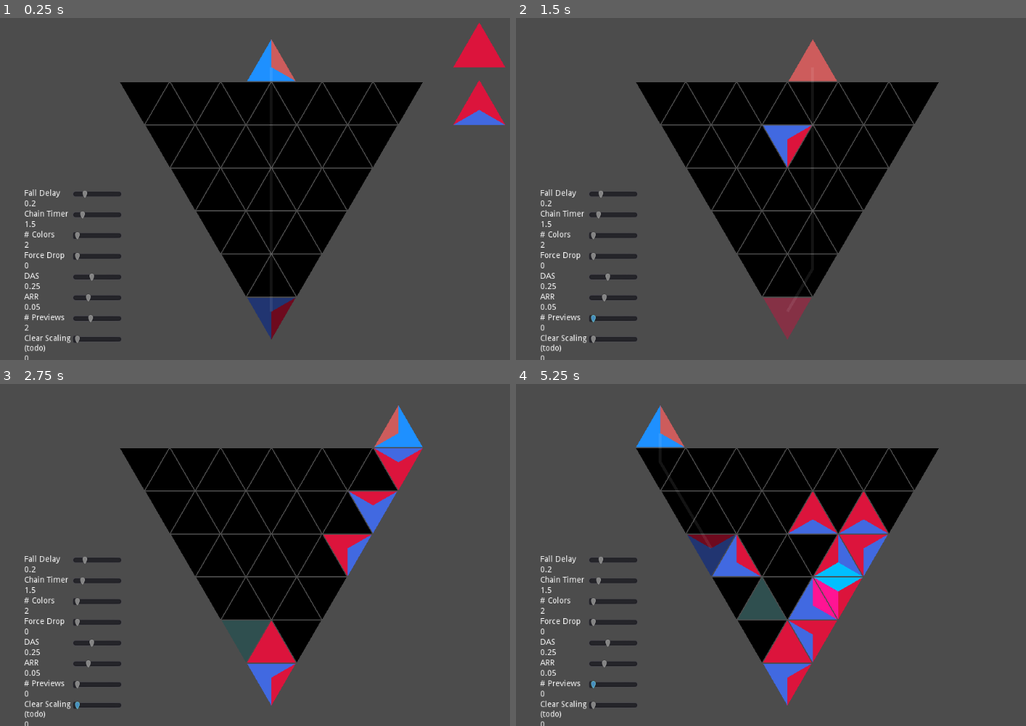
Above: before the commit, frames 1-4 (two rows, left to right).
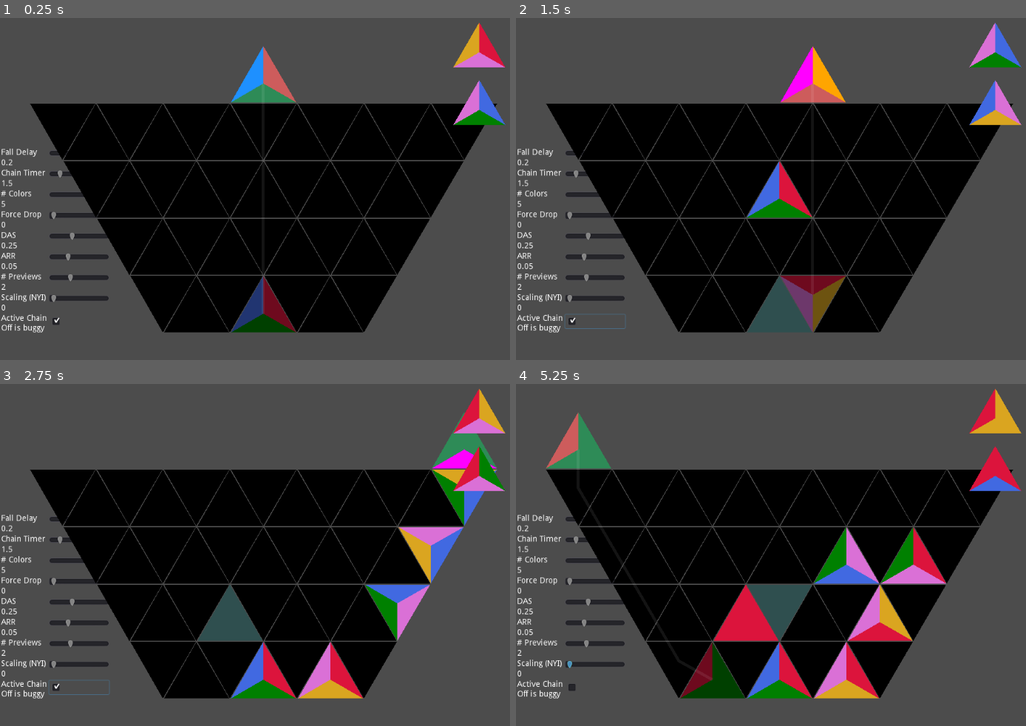
Above: after the commit, the same moments.

Repository: BoatsandJoes/tri-twist
Game: Godot game, scene res://scenes/Main.tscn
Two runs of this game, one before a commit and one after it. Both use one fixed random seed, a clock stepped at 60 frames per second and the inputs below.
Inputs (mouse positions are in pixels of both pictures, inside the frame that each line leads up to):
- Up to frame 1 (0.25 s): no input
- Up to frame 2 (1.5 s): click (597, 322) at 0.52 s; tap Enter (ui_accept) at 1.25 s; move the mouse to (786, 312) at 1.27 s; hold D (right) from 1.28 s (still down); hold Keypad 6 (clockwise, bound only after the commit) from 1.28 s (still down); click (786, 312) at 1.42 s
- Up to frame 3 (2.75 s): tap Enter (ui_accept) at 1.52, 1.82, 2.27, 2.3, 2.57 s; tap Keypad 7 (counterclockwise, bound only after the commit) at 1.55, 2.1 s; move the mouse to (244, 633) at 2.02 s; release D (right) at 2.03 s; release Keypad 6 (clockwise, bound only after the commit) at 2.03 s; hold Down (ui_down) from 2.03 s (still down); click (244, 633) at 2.17 s
- Up to frame 4 (5.25 s): move the mouse to (786, 647) at 2.77 s; release Down (ui_down) at 2.78 s; hold D (right) 2.78-3.53 s; hold Enter (ui_accept) 2.78-3.53 s; click (786, 647) at 2.92 s; tap Keypad 6 (clockwise, bound only after the commit) at 3.05, 3.6, 5.1 s; move the mouse to (811, 633) at 3.52 s; hold Up (ui_up) 3.53-4.28 s; click (811, 633) at 3.67 s; tap Enter (ui_accept) at 3.77, 4.07, 4.52, 4.55, 4.82 s; tap Keypad 7 (counterclockwise, bound only after the commit) at 3.8 s; move the mouse to (735, 592) at 4.27 s; hold Keypad 7 (counterclockwise, bound only after the commit) 4.28-5.03 s; hold A (left) from 4.28 s (still down); click (735, 592) at 4.42 s; move the mouse to (760, 606) at 5.02 s; click (760, 606) at 5.17 s

The runs differ from the first frame. In frame 1, 34% of the frame differs, in the area x 0-100%, y 1-100%; in frame 2, 37%; in frame 3, 37%; in frame 4, 42%.

Commit message:
Making a big mess (new twisting, some other crap)

Diff:
--- a/project.godot
+++ b/project.godot
@@ -44,6 +44,18 @@
 
 [input]
 
+ui_accept={
+"deadzone": 0.5,
+"events": [ Object(InputEventKey,"resource_local_to_scene":false,"resource_name":"","device":0,"alt":false,"shift":false,"control":false,"meta":false,"command":false,"pressed":false,"scancode":16777221,"unicode":0,"echo":false,"script":null)
+, Object(InputEventKey,"resource_local_to_scene":false,"resource_name":"","device":0,"alt":false,"shift":false,"control":false,"meta":false,"command":false,"pressed":false,"scancode":16777222,"unicode":0,"echo":false,"script":null)
+, Object(InputEventJoypadButton,"resource_local_to_scene":false,"resource_name":"","device":0,"button_index":0,"pressure":0.0,"pressed":false,"script":null)
+ ]
+}
+ui_select={
+"deadzone": 0.5,
+"events": [ Object(InputEventJoypadButton,"resource_local_to_scene":false,"resource_name":"","device":0,"button_index":3,"pressure":0.0,"pressed":false,"script":null)
+ ]
+}
 ui_cancel={
 "deadzone": 0.5,
 "events": [ Object(InputEventJoypadButton,"resource_local_to_scene":false,"resource_name":"","device":0,"button_index":1,"pressure":0.0,"pressed":false,"script":null)
@@ -67,6 +79,7 @@
 "events": [ Object(InputEventKey,"resource_local_to_scene":false,"resource_name":"","device":0,"alt":false,"shift":false,"control":false,"meta":false,"command":false,"pressed":false,"scancode":16777232,"unicode":0,"echo":false,"script":null)
 , Object(InputEventJoypadButton,"resource_local_to_scene":false,"resource_name":"","device":0,"button_index":12,"pressure":0.0,"pressed":false,"script":null)
 , Object(InputEventKey,"resource_local_to_scene":false,"resource_name":"","device":0,"alt":false,"shift":false,"control":false,"meta":false,"command":false,"pressed":false,"scancode":87,"unicode":0,"echo":false,"script":null)
+, Object(InputEventKey,"resource_local_to_scene":false,"resource_name":"","device":0,"alt":false,"shift":false,"control":false,"meta":false,"command":false,"pressed":false,"scancode":32,"unicode":0,"echo":false,"script":null)
  ]
 }
 ui_down={
@@ -91,6 +104,18 @@
 "events": [ Object(InputEventKey,"resource_local_to_scene":false,"resource_name":"","device":0,"alt":false,"shift":false,"control":false,"meta":false,"command":false,"pressed":false,"scancode":68,"unicode":0,"echo":false,"script":null)
  ]
 }
+clockwise={
+"deadzone": 0.5,
+"events": [ Object(InputEventKey,"resource_local_to_scene":false,"resource_name":"","device":0,"alt":false,"shift":false,"control":false,"meta":false,"command":false,"pressed":false,"scancode":16777356,"unicode":0,"echo":false,"script":null)
+, Object(InputEventKey,"resource_local_to_scene":false,"resource_name":"","device":0,"alt":false,"shift":false,"control":false,"meta":false,"command":false,"pressed":false,"scancode":16777358,"unicode":0,"echo":false,"script":null)
+ ]
+}
+counterclockwise={
+"deadzone": 0.5,
+"events": [ Object(InputEventKey,"resource_local_to_scene":false,"resource_name":"","device":0,"alt":false,"shift":false,"control":false,"meta":false,"command":false,"pressed":false,"scancode":16777357,"unicode":0,"echo":false,"script":null)
+, Object(InputEventKey,"resource_local_to_scene":false,"resource_name":"","device":0,"alt":false,"shift":false,"control":false,"meta":false,"command":false,"pressed":false,"scancode":16777352,"unicode":0,"echo":false,"script":null)
+ ]
+}
 
 [rendering]
 
--- a/scenes/GameGrid.gd
+++ b/scenes/GameGrid.gd
@@ -25,6 +25,11 @@
 			grid[rowIndex][columnIndex].init(cellSize, rowIndex, columnIndex,
 			get_position_for_cell(rowIndex, columnIndex, false), true, false)
 			add_child(grid[rowIndex][columnIndex])
+
+func toggle_chain_mode(active):
+	for row in grid:
+		for cell in row:
+			cell.get_node("ClearTimer").paused = !active
 
 func set_gravity(value):
 	for row in grid:
@@ -113,18 +118,57 @@
 
 # handles a cell click TODO handle controller and keyboard input
 func handle_cell_input(rowIndex: int, columnIndex: int, event: InputEventMouseButton):
-	if event.button_index == 3:
-		# delete tile, debug
-		grid[rowIndex][columnIndex].clear(grid[rowIndex][columnIndex].Direction.VERTICAL_POINT)
-	elif event.button_index == 1 || event.button_index == 2:
-		# spin
-		var rotation
-		if event.button_index == 2:
-			rotation = grid[0][0].Rotation.COUNTERCLOCKWISE
-		else:
-			rotation = grid[0][0].Rotation.CLOCKWISE
-		grid[rowIndex][columnIndex].spin(rotation)
-		grid[rowIndex][columnIndex].spin(rotation)
+	if !grid[rowIndex][columnIndex].is_empty() && !grid[rowIndex][columnIndex].is_marked_for_clear():
+		if event.button_index == 3:
+			# delete tile, debug
+			grid[rowIndex][columnIndex].clear(grid[rowIndex][columnIndex].Direction.VERTICAL_POINT)
+		elif event.button_index == 1 || event.button_index == 2:
+			# spin
+			var rotation
+			if event.button_index == 1:
+				rotation = grid[0][0].Rotation.COUNTERCLOCKWISE
+			else:
+				rotation = grid[0][0].Rotation.CLOCKWISE
+			if rotation_would_result_in_match(rowIndex, columnIndex, rotation):
+				get_parent().advance_piece()
+				grid[rowIndex][columnIndex].spin(rotation)
+			else:
+				# Play sound.
+				pass
+
+func rotation_would_result_in_match(rowIndex: int, columnIndex:int, rotation: int) -> bool:
+	var cell: TriangleCell = TriangleCell.instance()
+	cell.rowIndex = grid[rowIndex][columnIndex].rowIndex
+	cell.columnIndex = grid[rowIndex][columnIndex].columnIndex
+	cell.leftColor = grid[rowIndex][columnIndex].leftColor
+	cell.rightColor = grid[rowIndex][columnIndex].rightColor
+	cell.verticalColor = grid[rowIndex][columnIndex].verticalColor
+	cell.pointFacingUp = grid[rowIndex][columnIndex].pointFacingUp
+	cell.visible = false
+	add_child(cell)
+	cell.spin(rotation)
+	var result = would_have_match(cell)
+	cell.free()
+	return result
+
+func would_have_match(cell: TriangleCell) -> bool:
+	var leftNeighbor = get_neighbor(cell.rowIndex, cell.columnIndex, cell.Direction.LEFT)
+	var rightNeighbor = get_neighbor(cell.rowIndex, cell.columnIndex, cell.Direction.RIGHT)
+	var verticalNeighbor = get_neighbor(cell.rowIndex, cell.columnIndex, cell.Direction.VERTICAL)
+	if leftNeighbor != null && leftNeighbor.rightColor == cell.leftColor:
+		return true
+	elif rightNeighbor != null && rightNeighbor.leftColor == cell.rightColor:
+		return true
+	elif verticalNeighbor != null && verticalNeighbor.verticalColor == cell.verticalColor:
+		return true
+	return false
+
+func set_off_chains():
+	for row in grid:
+		for cell in row:
+			if cell.is_marked_for_clear():
+				cell.get_node("CPUParticles2D").emitting = true
+				cell.clear(cell.Direction.VERTICAL_POINT)
 
 # Called every frame. 'delta' is the elapsed time since the previous frame.
 #func _process(delta):
--- a/scenes/GameGrid.tscn
+++ b/scenes/GameGrid.tscn
@@ -6,6 +6,6 @@
 [node name="GameGrid" type="Node2D"]
 script = ExtResource( 1 )
 TriangleCell = ExtResource( 2 )
-gridBase = 1
-gridHeight = 6
+gridBase = 7
+gridHeight = 4
 margin = 2
--- a/scenes/Main.gd
+++ b/scenes/Main.gd
@@ -60,3 +60,7 @@
 func _on_Previews_value_changed(value):
 	$MarginContainer/HBoxContainer/Labels/PreviewsValue.text = String(value)
 	gameScene.triangleDropper.set_previews_visible(value)
+
+
+func _on_ChainMode_toggled(button_pressed):
+	gameScene.triangleDropper.gameGrid.toggle_chain_mode(button_pressed)
--- a/scenes/Main.tscn
+++ b/scenes/Main.tscn
@@ -10,124 +10,130 @@
 [node name="MarginContainer" type="MarginContainer" parent="."]
 anchor_right = 1.0
 anchor_bottom = 1.0
-margin_left = 42.0
-margin_top = 304.0
-margin_right = 215.0
+margin_left = 2.0
+margin_top = 233.0
+margin_right = 193.0
 margin_bottom = 599.0
 
 [node name="HBoxContainer" type="HBoxContainer" parent="MarginContainer"]
-margin_right = 173.0
-margin_bottom = 301.0
+margin_right = 191.0
+margin_bottom = 366.0
 
 [node name="Labels" type="VBoxContainer" parent="MarginContainer/HBoxContainer"]
-margin_right = 80.0
-margin_bottom = 301.0
+margin_right = 79.0
+margin_bottom = 366.0
 
 [node name="FallDelay" type="Label" parent="MarginContainer/HBoxContainer/Labels"]
-margin_right = 80.0
+margin_right = 79.0
 margin_bottom = 14.0
 text = "Fall Delay"
 
 [node name="FallDelayValue" type="Label" parent="MarginContainer/HBoxContainer/Labels"]
 margin_top = 18.0
-margin_right = 80.0
+margin_right = 79.0
 margin_bottom = 32.0
 text = "0.2"
 
 [node name="ChainTimer" type="Label" parent="MarginContainer/HBoxContainer/Labels"]
 margin_top = 36.0
-margin_right = 80.0
+margin_right = 79.0
 margin_bottom = 50.0
 text = "Chain Timer"
 
 [node name="ClearDelayValue" type="Label" parent="MarginContainer/HBoxContainer/Labels"]
 margin_top = 54.0
-margin_right = 80.0
+margin_right = 79.0
 margin_bottom = 68.0
 text = "1.5"
 
 [node name="NumColors" type="Label" parent="MarginContainer/HBoxContainer/Labels"]
 margin_top = 72.0
-margin_right = 80.0
+margin_right = 79.0
 margin_bottom = 86.0
 text = "# Colors"
 
 [node name="NumColorsValue" type="Label" parent="MarginContainer/HBoxContainer/Labels"]
 margin_top = 90.0
-margin_right = 80.0
+margin_right = 79.0
 margin_bottom = 104.0
-text = "2"
+text = "5"
 
 [node name="ForceDrop" type="Label" parent="MarginContainer/HBoxContainer/Labels"]
 margin_top = 108.0
-margin_right = 80.0
+margin_right = 79.0
 margin_bottom = 122.0
 text = "Force Drop"
 
 [node name="ForceDropValue" type="Label" parent="MarginContainer/HBoxContainer/Labels"]
 margin_top = 126.0
-margin_right = 80.0
+margin_right = 79.0
 margin_bottom = 140.0
 text = "0"
 
 [node name="Das" type="Label" parent="MarginContainer/HBoxContainer/Labels"]
 margin_top = 144.0
-margin_right = 80.0
+margin_right = 79.0
 margin_bottom = 158.0
 text = "DAS"
 
 [node name="DasValue" type="Label" parent="MarginContainer/HBoxContainer/Labels"]
 margin_top = 162.0
-margin_right = 80.0
+margin_right = 79.0
 margin_bottom = 176.0
 text = "0.25"
 
 [node name="Arr" type="Label" parent="MarginContainer/HBoxContainer/Labels"]
 margin_top = 180.0
-margin_right = 80.0
+margin_right = 79.0
 margin_bottom = 194.0
 text = "ARR"
 
 [node name="ArrValue" type="Label" parent="MarginContainer/HBoxContainer/Labels"]
 margin_top = 198.0
-margin_right = 80.0
+margin_right = 79.0
 margin_bottom = 212.0
 text = "0.05"
 
 [node name="Previews" type="Label" parent="MarginContainer/HBoxContainer/Labels"]
 margin_top = 216.0
-margin_right = 80.0
+margin_right = 79.0
 margin_bottom = 230.0
 text = "# Previews"
 
 [node name="PreviewsValue" type="Label" parent="MarginContainer/HBoxContainer/Labels"]
 margin_top = 234.0
-margin_right = 80.0
+margin_right = 79.0
 margin_bottom = 248.0
 text = "2"
 
 [node name="ClearTimerScaling" type="Label" parent="MarginContainer/HBoxContainer/Labels"]
 margin_top = 252.0
-margin_right = 80.0
-margin_bottom = 283.0
-text = "Clear Scaling
-(todo)"
+margin_right = 79.0
+margin_bottom = 266.0
+text = "Scaling (NYI)"
 
 [node name="ClearScalingValue" type="Label" parent="MarginContainer/HBoxContainer/Labels"]
-margin_top = 287.0
-margin_right = 80.0
-margin_bottom = 301.0
+margin_top = 270.0
+margin_right = 79.0
+margin_bottom = 284.0
 text = "0"
 
+[node name="ChainMode" type="Label" parent="MarginContainer/HBoxContainer/Labels"]
+margin_top = 288.0
+margin_right = 79.0
+margin_bottom = 319.0
+text = "Active Chain
+Off is buggy"
+
 [node name="Sliders" type="VBoxContainer" parent="MarginContainer/HBoxContainer"]
-margin_left = 84.0
-margin_right = 169.0
-margin_bottom = 301.0
+margin_left = 83.0
+margin_right = 187.0
+margin_bottom = 366.0
 size_flags_horizontal = 3
 custom_constants/separation = 20
 
 [node name="GravitySlider" type="HSlider" parent="MarginContainer/HBoxContainer/Sliders"]
-margin_right = 85.0
+margin_right = 104.0
 margin_bottom = 16.0
 min_value = 0.01
 max_value = 1.0
@@ -136,7 +142,7 @@
 
 [node name="ActiveChain" type="HSlider" parent="MarginContainer/HBoxContainer/Sliders"]
 margin_top = 36.0
-margin_right = 85.0
+margin_right = 104.0
 margin_bottom = 52.0
 min_value = 0.5
 max_value = 8.0
@@ -145,22 +151,22 @@
 
 [node name="NumColors" type="HSlider" parent="MarginContainer/HBoxContainer/Sliders"]
 margin_top = 72.0
-margin_right = 85.0
+margin_right = 104.0
 margin_bottom = 88.0
 min_value = 2.0
 max_value = 5.0
-value = 2.0
+value = 5.0
 
 [node name="ForceDrop" type="HSlider" parent="MarginContainer/HBoxContainer/Sliders"]
 margin_top = 108.0
-margin_right = 85.0
+margin_right = 104.0
 margin_bottom = 124.0
 max_value = 10.0
 step = 0.5
 
 [node name="Das" type="HSlider" parent="MarginContainer/HBoxContainer/Sliders"]
 margin_top = 144.0
-margin_right = 85.0
+margin_right = 104.0
 margin_bottom = 160.0
 min_value = 0.1
 max_value = 0.5
@@ -169,7 +175,7 @@
 
 [node name="Arr" type="HSlider" parent="MarginContainer/HBoxContainer/Sliders"]
 margin_top = 180.0
-margin_right = 85.0
+margin_right = 104.0
 margin_bottom = 196.0
 min_value = 0.01
 max_value = 0.15
@@ -178,22 +184,28 @@
 
 [node name="Previews" type="HSlider" parent="MarginContainer/HBoxContainer/Sliders"]
 margin_top = 216.0
-margin_right = 85.0
+margin_right = 104.0
 margin_bottom = 232.0
 max_value = 6.0
 value = 2.0
 
 [node name="ClearScaling" type="HSlider" parent="MarginContainer/HBoxContainer/Sliders"]
 margin_top = 252.0
-margin_right = 85.0
+margin_right = 104.0
 margin_bottom = 268.0
 max_value = 2.0
 step = 0.05
 
+[node name="ChainMode" type="CheckBox" parent="MarginContainer/HBoxContainer/Sliders"]
+margin_top = 288.0
+margin_right = 104.0
+margin_bottom = 312.0
+pressed = true
+
 [node name="VBoxContainer" type="VBoxContainer" parent="MarginContainer/HBoxContainer"]
-margin_left = 173.0
-margin_right = 173.0
-margin_bottom = 301.0
+margin_left = 191.0
+margin_right = 191.0
+margin_bottom = 366.0
 [connection signal="value_changed" from="MarginContainer/HBoxContainer/Sliders/GravitySlider" to="." method="_on_HSlider_value_changed"]
 [connection signal="value_changed" from="MarginContainer/HBoxContainer/Sliders/ActiveChain" to="." method="_on_ActiveChain_value_changed"]
 [connection signal="value_changed" from="MarginContainer/HBoxContainer/Sliders/NumColors" to="." method="_on_NumColors_value_changed"]
@@ -202,3 +214,4 @@
 [connection signal="value_changed" from="MarginContainer/HBoxContainer/Sliders/Arr" to="." method="_on_Arr_value_changed"]
 [connection signal="value_changed" from="MarginContainer/HBoxContainer/Sliders/Previews" to="." method="_on_Previews_value_changed"]
 [connection signal="value_changed" from="MarginContainer/HBoxContainer/Sliders/ClearScaling" to="." method="_on_ClearScaling_value_changed"]
+[connection signal="toggled" from="MarginContainer/HBoxContainer/Sliders/ChainMode" to="." method="_on_ChainMode_toggled"]
--- a/scenes/TriangleCell.gd
+++ b/scenes/TriangleCell.gd
@@ -5,9 +5,9 @@
 # last color is the null color, for empty cells
 enum Direction {LEFT, RIGHT, VERTICAL, VERTICAL_POINT}
 enum Rotation {CLOCKWISE, COUNTERCLOCKWISE}
-var colors = [Color.royalblue, Color.crimson, Color.black]
-var focusColors = [Color.dodgerblue, Color.indianred, Color.darkslategray]
-var highlightColors = [Color.deepskyblue, Color.deeppink]
+var colors = [Color.royalblue, Color.crimson, Color.goldenrod, Color.webgreen, Color.orchid, Color.black]
+var focusColors = [Color.dodgerblue, Color.indianred, Color.orange, Color.seagreen, Color.magenta, Color.darkslategray]
+var highlightColors = [Color.deepskyblue, Color.deeppink, Color.gold, Color.green, Color.fuchsia]
 var leftColor: int = colors.size() - 1
 var rightColor: int = colors.size() - 1
 var verticalColor: int = colors.size() - 1
@@ -181,7 +181,7 @@
 	$ClearTimer.wait_time = clearDelay
 	tumbleDirection = Direction.VERTICAL
 	$GravityTimer.stop()
-	if (edge == Direction.VERTICAL_POINT && !is_marked_for_clear()):
+	if (edge == Direction.VERTICAL_POINT && (!is_marked_for_clear() || $ClearTimer.paused)):
 		# Immediately blank tile.
 		set_colors(colors.size() - 1, colors.size() - 1, colors.size() - 1)
 		# Check to see if any neighbors should enter falling state.
@@ -221,7 +221,7 @@
 				else:
 					rightNeighbor.enter_falling_state(Direction.LEFT)
 			else:
-				# Fall from above. XXX I have observed a floating piece for this case twice. Not sure what happened.
+				# Fall from above. XXX fix bug where sometimes this does not cause them to fall.
 				var verticalNeighbor = get_parent().get_neighbor(rowIndex, columnIndex, Direction.VERTICAL_POINT)
 				if verticalNeighbor != null:
 					verticalNeighbor.enter_falling_state(verticalNeighbor.tumbleDirection)
@@ -299,7 +299,7 @@
 	if pointFacingUp:
 		emptyCell = get_parent().get_neighbor(rowIndex, columnIndex, Direction.VERTICAL)
 		direction = Direction.VERTICAL
-		if !emptyCell.is_empty():
+		if emptyCell == null || !emptyCell.is_empty():
 			emptyCell = null
 	elif theoryTumbleDirection == Direction.LEFT || theoryTumbleDirection == Direction.RIGHT:
 		# Inertia on precarious/tumbling pieces
--- a/scenes/TriangleDropper.gd
+++ b/scenes/TriangleDropper.gd
@@ -80,16 +80,18 @@
 			rightPressed = false
 			$DasTimer.stop()
 			$ArrTimer.stop()
+		elif event.is_action_pressed("clockwise"):
+			activePiece.set_colors(activePiece.verticalColor, activePiece.leftColor, activePiece.rightColor)
+		elif event.is_action_pressed("counterclockwise"):
+			activePiece.set_colors(activePiece.rightColor, activePiece.verticalColor, activePiece.leftColor)
 		elif (event.is_action_pressed("ui_accept") ||
 		event.is_action_pressed("ui_down") || event.is_action_pressed("ui_up")):
 			var accepted = gameGrid.drop_piece(activePiece, true)
 			if accepted:
-				activePiece.set_colors(previews[0].leftColor, previews[0].rightColor, previews[0].verticalColor)
-				for i in range(previews.size() - 1):
-					previews[i].set_colors(previews[i+1].leftColor, previews[i+1].rightColor, previews[i+1].verticalColor)
-				previews[-1].fill_randomly()
-				if dropTimer:
-					$DropTimer.start()
+				if gameGrid.grid[0][0].get_node("ClearTimer").paused && !gameGrid.would_have_match(ghostPiece):
+					gameGrid.set_off_chains()
+				advance_piece()
+
 		elif (event.is_action_pressed("ui_focus_next")):
 			$Label.visible = false
 
@@ -179,6 +181,14 @@
 		ghostPiece.visible = false
 		$GhostLine.visible = false
 
+func advance_piece():
+	activePiece.set_colors(previews[0].leftColor, previews[0].rightColor, previews[0].verticalColor)
+	for i in range(previews.size() - 1):
+		previews[i].set_colors(previews[i+1].leftColor, previews[i+1].rightColor, previews[i+1].verticalColor)
+	previews[-1].fill_randomly()
+	if dropTimer:
+		$DropTimer.start()
+
 # Called every frame. 'delta' is the elapsed time since the previous frame.
 func _process(delta):
 	draw_ghost_pieces()
Not shown, changed: export_presets.cfg
Not shown, changed: music and sfx.txt
Not shown, removed: README.md
